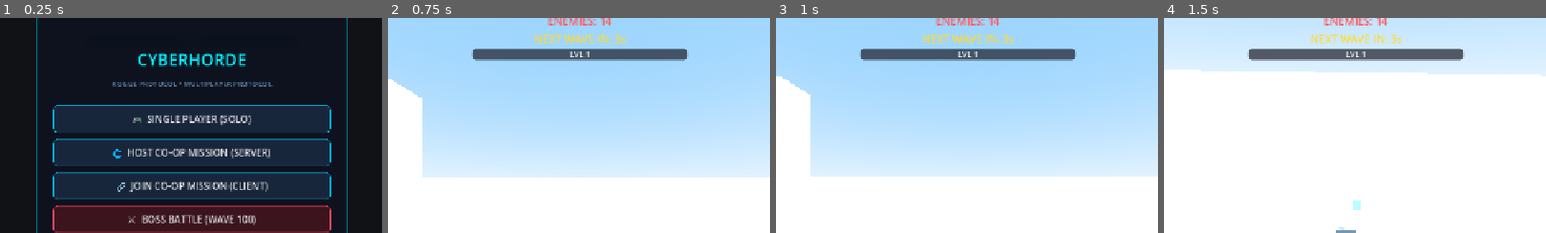
Above: before the commit, frames 1-4 (left to right).
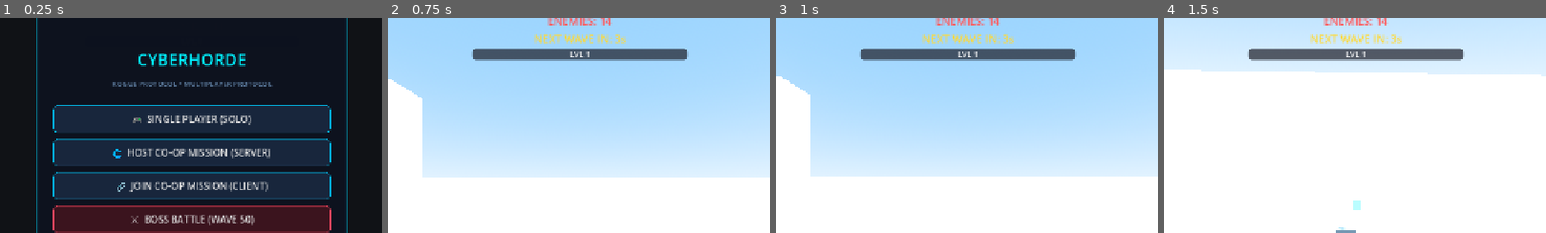
Above: after the commit, the same moments.

Repository: YuriSekaii/CyberHorde-FPS-Roguelike
Game: Godot game, scene res://scenes/main.tscn
The game is run twice, just before and just after one commit, with the same random seed, the same clock (stepped at 60 frames per second) and the same inputs.
Inputs (mouse positions are % of the whole screen's width and height, from its top left):
- Up to frame 1 (0.25 s): no input
- Up to frame 2 (0.75 s): click "🎮 SINGLE PLAYER (SOLO)" at 0.5 s
- Up to frame 3 (1 s): no input
- Up to frame 4 (1.5 s): tap Enter at 1.25 s; move the mouse to (55, 50) at 1.27 s; hold W (move_forward) from 1.28 s (still down); hold Right mouse button (aim) from 1.28 s (still down); click (55, 50) at 1.42 s
The pictures show only the part of the screen within x 25-75%, y 9-59%; the shares and areas given below are measured in that part.

The runs differ from the first frame. In frame 1, 0.9% of the frame differs, in the area x 33-67%, y 91-97%; in frame 2, nothing differs; in frame 3, nothing differs; in frame 4, nothing differs.

Commit message:
Move Final Boss encounter to Wave 50 and adjust damage reduction cap to 50%

Diff:
--- a/scenes/ui/lobby_menu.tscn
+++ b/scenes/ui/lobby_menu.tscn
@@ -191,7 +191,7 @@
 theme_override_font_sizes/font_size = 16
 theme_override_styles/normal = SubResource("StyleBoxFlat_btn_boss")
 theme_override_styles/hover = SubResource("StyleBoxFlat_btn_boss_hover")
-text = "⚔️  BOSS BATTLE (WAVE 100)"
+text = "⚔️  BOSS BATTLE (WAVE 50)"
 
 [node name="UpdateBtn" type="Button" parent="Panel/VBoxContainer/MainButtons"]
 custom_minimum_size = Vector2(0, 46)
@@ -404,14 +404,14 @@
 layout_mode = 2
 theme_override_colors/font_color = Color(1, 0.3, 0.35, 1)
 theme_override_font_sizes/font_size = 16
-text = "⚔️  BOSS BATTLE PROTOCOL (WAVE 100)"
+text = "⚔️  BOSS BATTLE PROTOCOL (WAVE 50)"
 horizontal_alignment = 1
 
 [node name="BossDesc" type="Label" parent="Panel/VBoxContainer/BossContainer"]
 layout_mode = 2
 theme_override_colors/font_color = Color(0.85, 0.9, 1, 0.85)
 theme_override_font_sizes/font_size = 12
-text = "Deploy directly to Wave 100 to challenge the Apex Overlord!
+text = "Deploy directly to Wave 50 to challenge the Apex Overlord!
 Equipped with all perks fully stacked (10 stacks for infinite perks).
 Enter the Authorization Key below to engage:"
 horizontal_alignment = 1
--- a/scripts/autoload/game_manager.gd
+++ b/scripts/autoload/game_manager.gd
@@ -581,8 +581,8 @@
 func setup_boss_battle_mode() -> void:
 	reset_game()
 	is_boss_battle_mode = true
-	current_wave = 100
-	player_level = 100
+	current_wave = 50
+	player_level = 50
 	grant_boss_battle_loadout()
 
 func grant_boss_battle_loadout() -> void:
--- a/scripts/enemies/boss.gd
+++ b/scripts/enemies/boss.gd
@@ -1,6 +1,6 @@
 extends "res://scripts/enemies/enemy_base.gd"
 
-## Apex Overlord - Wave 100 Final Boss
+## Apex Overlord - Wave 50 Final Boss
 ## Multi-Stage Climactic Battle:
 ## Stage 1: Slow-moving armored juggernaut with ground Slam AoE (high dmg) & occasional long-range cannon fire (low dmg).
 ## Stage 2: Transforms armor into wings, ascends to sky. Standing still shooting slow explosive projectiles (medium dmg), then charges energy, flashes red aura, locks player position (0.7s), and dives at extreme speed (60 m/s) causing massive shockwave (massive dmg).
@@ -145,7 +145,7 @@
 	attack_speed_mult = speed_factor
 
 	var reduction_tier: int = int(wave_num / 10)
-	damage_reduction = clampf(float(reduction_tier) * 0.10, 0.0, 0.90)
+	damage_reduction = clampf(float(reduction_tier) * 0.10, 0.0, 0.50)
 
 func take_damage(amount: float, is_crit: bool, from_pos: Vector3) -> void:
 	# Damage mitigation during cinematic transitions
--- a/scripts/enemies/enemy_base.gd
+++ b/scripts/enemies/enemy_base.gd
@@ -48,9 +48,9 @@
 	speed *= speed_mult
 	attack_speed_mult = speed_mult
 
-	# 3. Every 10 waves: 10% dmg reduction (capped at 90%)
+	# 3. Every 10 waves: 10% dmg reduction (capped at 50% in Wave 50)
 	var reduction_tier: int = int(wave_num / 10)
-	damage_reduction = clampf(float(reduction_tier) * 0.10, 0.0, 0.90)
+	damage_reduction = clampf(float(reduction_tier) * 0.10, 0.0, 0.50)
 
 func _find_player() -> void:
 	var players = get_tree().get_nodes_in_group("player")
--- a/scripts/ui/game_over.gd
+++ b/scripts/ui/game_over.gd
@@ -29,7 +29,7 @@
 	visible = true
 	title_label.text = "MISSION ACCOMPLISHED"
 	title_label.modulate = Color(1.0, 0.85, 0.2)
-	subtitle_label.text = "CYBER HORDE PROTOCOL PURGED - WAVE 100 CONQUERED!"
+	subtitle_label.text = "CYBER HORDE PROTOCOL PURGED - WAVE 50 CONQUERED!"
 	subtitle_label.modulate = Color(0.2, 1.0, 0.6)
 	restart_button.text = "PLAY AGAIN"
 	_populate_stats()
--- a/scripts/ui/hud.gd
+++ b/scripts/ui/hud.gd
@@ -137,8 +137,8 @@
 	hitmarker.scale = Vector2(1.4, 1.4) if is_crit else Vector2.ONE
 
 func _on_wave_started(wave_num: int) -> void:
-	if wave_num >= 100:
-		wave_label.text = "WAVE 100 [FINAL BOSS]"
+	if wave_num >= 50:
+		wave_label.text = "WAVE 50 [FINAL BOSS]"
 		wave_label.modulate = Color(1.0, 0.25, 0.25)
 	else:
 		wave_label.text = "WAVE %d" % wave_num
--- a/scripts/world/wave_spawner.gd
+++ b/scripts/world/wave_spawner.gd
@@ -12,7 +12,7 @@
 const CHEST_SCENE = preload("res://scenes/loot/chest.tscn")
 const SPAWN_INDICATOR_SCENE = preload("res://scenes/world/spawn_indicator.tscn")
 
-const FINAL_WAVE: int = 100
+const FINAL_WAVE: int = 50
 const SPAWN_DELAY: float = 3.0
 const MAX_CONCURRENT_ENEMIES: int = 40
 
@@ -44,8 +44,8 @@
 	boss_spawned_for_wave = false
 	_clean_all_indicators()
 	if GameManager.is_boss_battle_mode:
-		current_wave = 100
-		GameManager.current_wave = 100
+		current_wave = 50
+		GameManager.current_wave = 50
 	else:
 		current_wave = 1
 	# In multiplayer, only server controls wave timers
@@ -364,7 +364,7 @@
 	GameManager.add_scrap(30 + current_wave * 10)
 	GameManager.add_xp(40 + current_wave * 15)
 
-	# Wave 100 Final Wave Victory
+	# Wave 50 Final Wave Victory
 	if current_wave >= FINAL_WAVE:
 		if NetworkManager.is_multiplayer:
 			rpc_trigger_victory.rpc()
Not shown, changed: README.md
